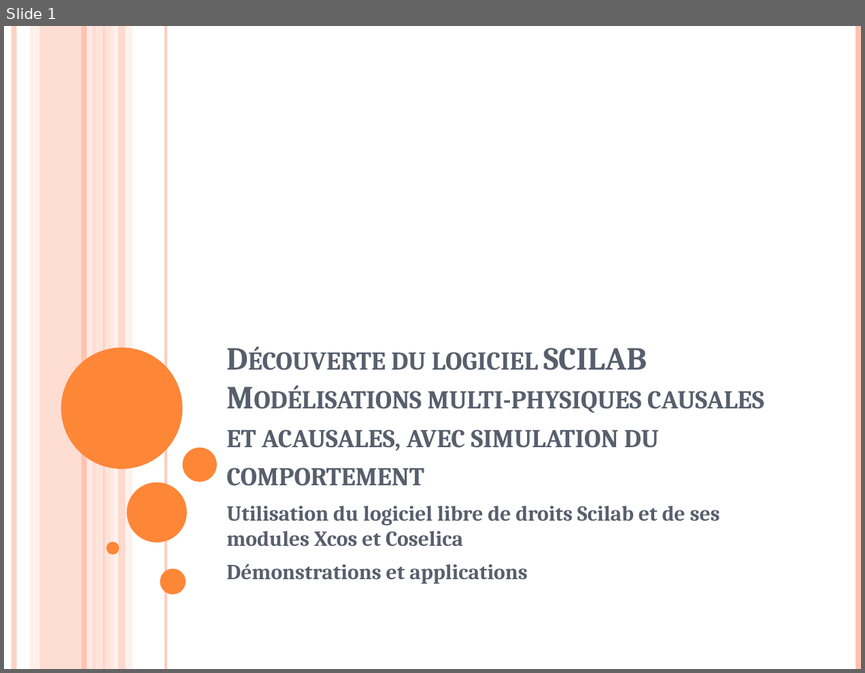
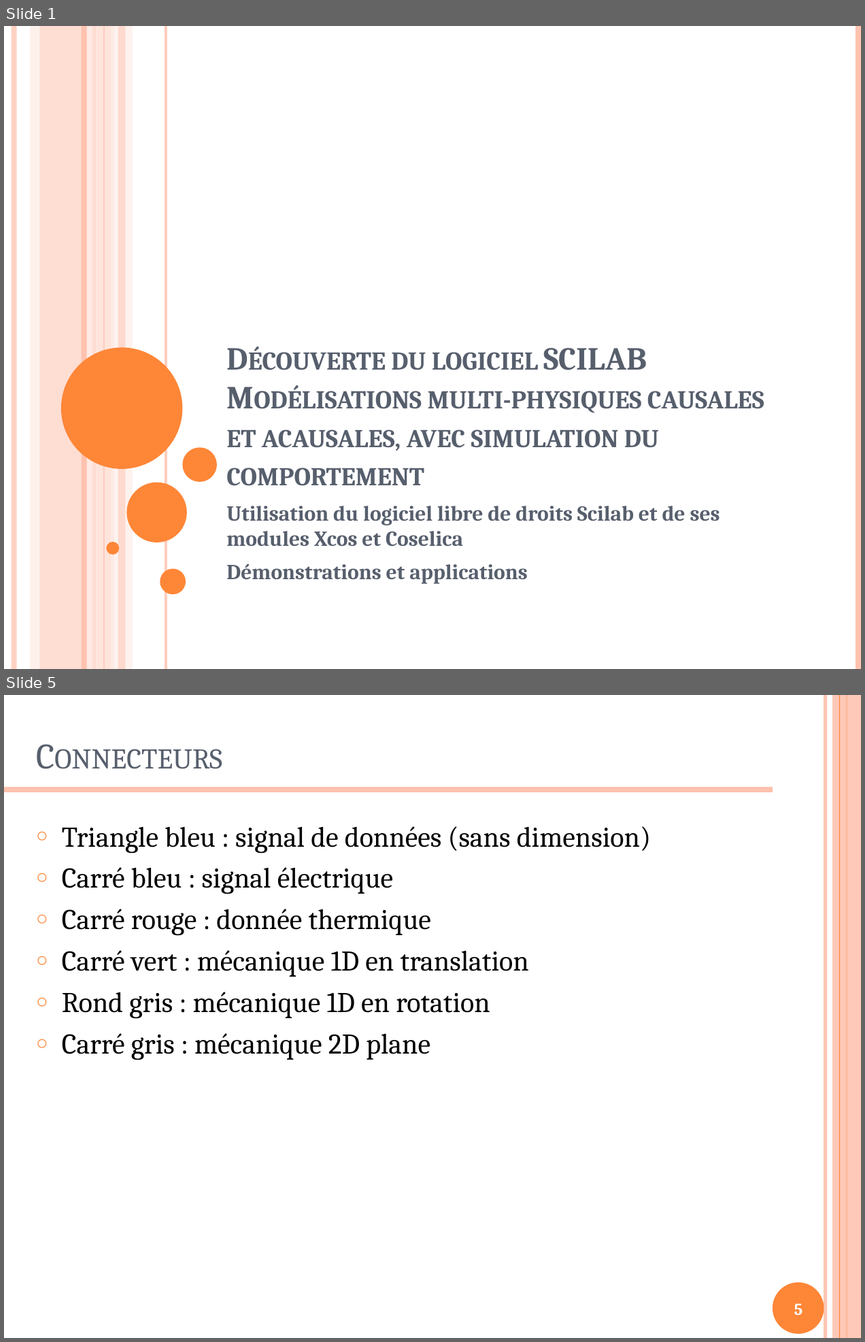
Before and after one commit to xpessoles/Formations, a slide deck: ModelisationMultiphysique/ModelisationMultiphysique.pptx. Shown one above the other, each under a label of ours: slide 1 before the commit, slides 1 and 5 after it; the slides between them are not shown. The pictures are 865x673 and 865x1342 pixels, drawn with LibreOffice and Linux fonts; fonts in the diff are those of the drawing. Boxes give left, top, right and bottom in pixels: in the first picture for what was removed or moved away, otherwise in the second. Text is boxed around its words. In the diff, an @@ line names an element or a change of style, - is before the commit and + after.

```diff
--- a/ModelisationMultiphysique/ModelisationMultiphysique.pptx
+++ b/ModelisationMultiphysique/ModelisationMultiphysique.pptx
@@ slide 5 added at (x1=4, y1=695, x2=861, y2=1338), background #FFFFFF @@
@@ title added at (x1=28, y1=706, x2=768, y2=781), 30 pt, text #575F6D, small capitals @@
+Connecteurs
@@ line added from (825, 695) to (825, 1338), #FEC3AE 3 pt @@
@@ rectangle added at (x1=832, y1=695, x2=861, y2=1338), fill #FEC3AE at 87% opacity @@
@@ line added from (839, 695) to (839, 1338), #FE8637 0.75 pt @@
@@ line added from (847, 695) to (847, 1338), #FE8637 1.5 pt @@
@@ line added from (4, 790) to (772, 790), #FEC3AE 4.5 pt @@
@@ text added at (x1=62, y1=826, x2=651, y2=1060), 24 pt, text #000000 @@
+○ Triangle bleu : signal de données (sans dimension)
+○ Carré bleu : signal électrique
+○ Carré rouge : donnée thermique
+○ Carré vert : mécanique 1D en translation
+○ Rond gris : mécanique 1D en rotation
+○ Carré gris : mécanique 2D plane
@@ ellipse added at (x1=772, y1=1282, x2=824, y2=1334), fill #FE8637 @@
@@ page number added at (x1=794, y1=1303, x2=803, y2=1314), 14 pt, text #FFFFFF, bold @@
+5
```
Also in this commit, not shown: 1 slide changed, 7 other slides added, 1 slide removed.
